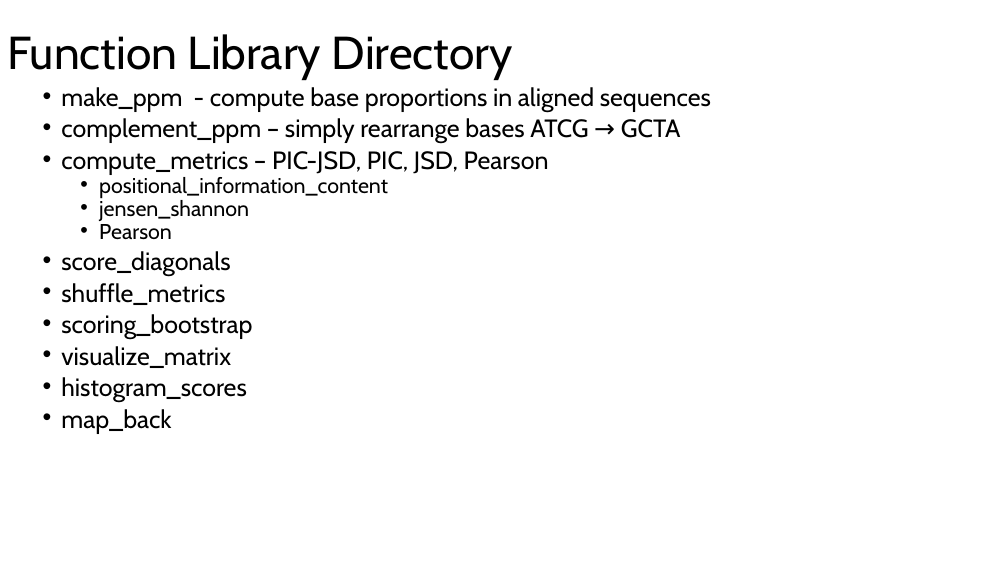
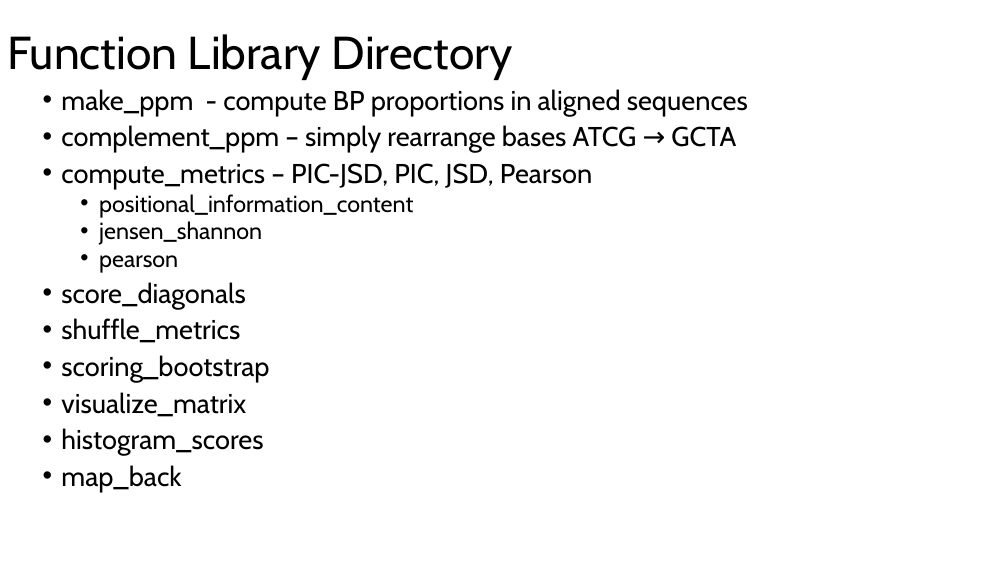
Before and after one commit to eshin21/drippy, a slide deck: slide 6 of Presentations/May Motif Gallery.pptx. Drawn at 1008x567 pixels with LibreOffice and Linux fonts; fonts in the diff are those of the drawing. Boxes give left, top, right and bottom in pixels: in the first picture for what was removed or moved away, otherwise in the second. Text is boxed around its words. In the diff, an @@ line names an element or a change of style, - is before the commit and + after.

```diff
--- a/Presentations/May Motif Gallery.pptx
+++ b/Presentations/May Motif Gallery.pptx
@@ text at (61, 89, 748, 116): text changed; size 23.8 to 25.9 pt @@
-• make_ppm - compute base proportions in aligned sequences
+• make_ppm - compute BP proportions in aligned sequences
@@ text at (61, 125, 736, 492): size 23.8 to 25.9 pt in "complement_ppm – simply rearrange bases ATCG → ...", "compute_metrics – PIC-JSD, PIC, JSD, Pearson", "score_diagonals", "shuffle_metrics" and 4 more places; size 20.4 to 22.2 pt in "positional_information_content", "jensen_shannon"; line spacing 0.7 to 0.8 @@
@@ text at (99, 255, 178, 273): text changed; size 20.4 to 22.2 pt @@
-  • Pearson
+  • pearson
```
Also in this commit, not shown: 7 other slides changed, 10 slides added, 43 other files.
